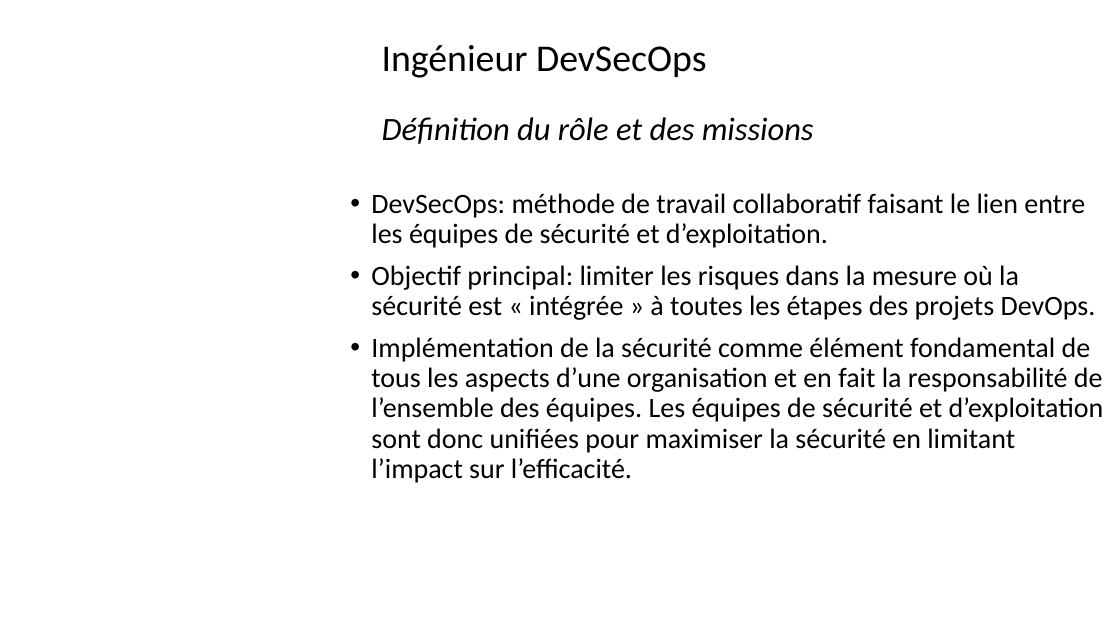
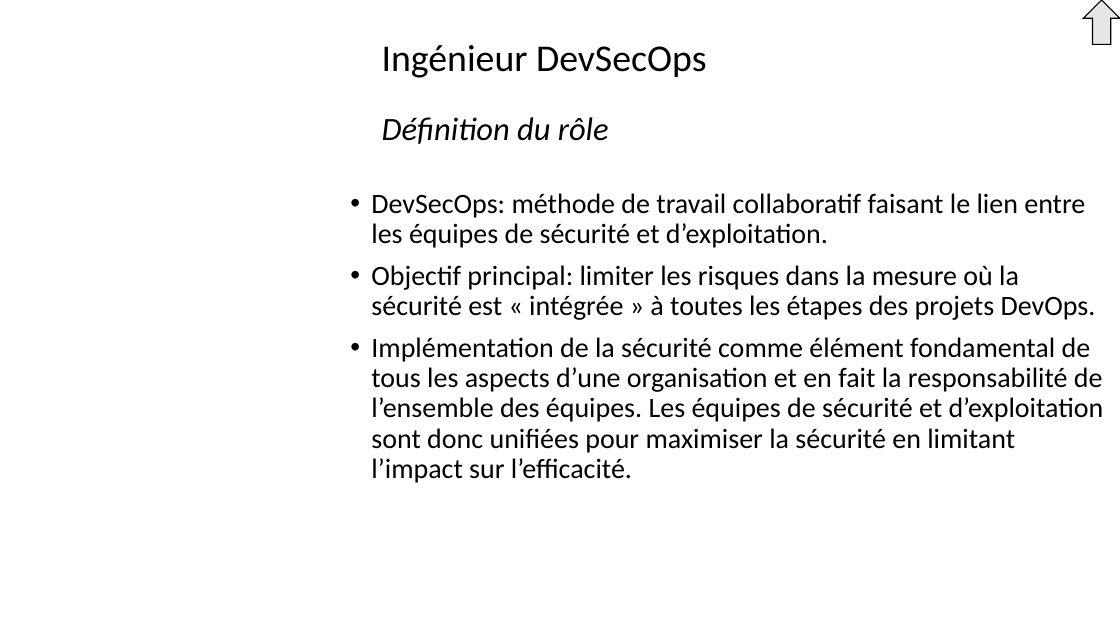
Before and after one commit to Solifred38/cv, a slide deck: slide 50 of Profils_jobs_it.pptx. Drawn at 1120x630 pixels with LibreOffice and Linux fonts; fonts in the diff are those of the drawing; background and template pictures are left out. Boxes give left, top, right and bottom in pixels: in the first picture for what was removed or moved away, otherwise in the second. Text is boxed around its words. In the diff, an @@ line names an element or a change of style, - is before the commit and + after.

```diff
--- a/Profils_jobs_it.pptx
+++ b/Profils_jobs_it.pptx
@@ up arrow added at (1084,0,1120,45), fill #E7E6E6, outline #000000 1 pt @@
@@ text at (382,45,707,144): text changed; size 27.9 to 32.4 pt; italic off @@
-Ingénieur DevSecOps
-Définition du rôle et des missions
+Ingénieur DevSecOps
+Définition du rôle
```
Also in this commit, not shown: 29 other slides changed, 2 slides added.
